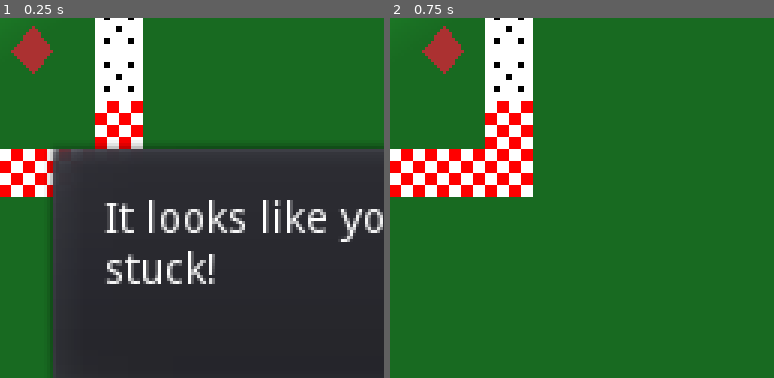
Above: before the commit, frames 1-2 (left to right).
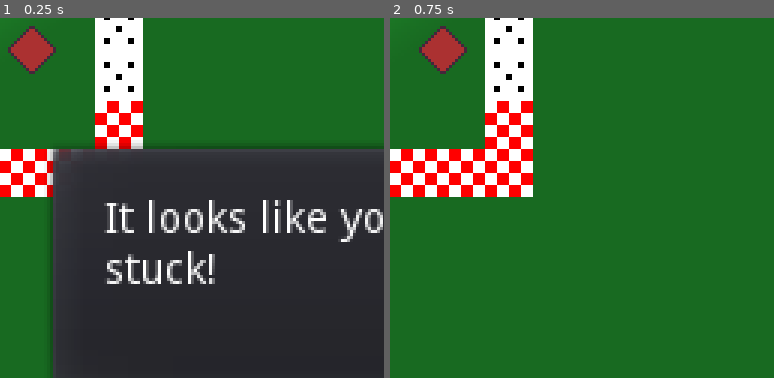
Above: after the commit, the same moments.

Repository: jonathandavidlewis/pair-programming-jam-00
Game: Godot game, scene res://src/Level000.tscn
Same seed, same stepped clock (60 frames per second), same inputs: the game is played once before the commit and once after it.
Inputs:
- Up to frame 1 (0.25 s): no input
- Up to frame 2 (0.75 s): tap Enter (ui_accept) at 0.5 s; hold Right (ui_right) from 0.53 s (still down)
The pictures show only the part of the screen within x 13-63%, y 15-65%; the shares and areas given below are measured in that part.

The runs differ from the first frame. In frame 1, 0.2% of the frame differs, in the area x 2-15%, y 2-16%; in frame 2, 0.2%.

Commit message:
add new player sprite and colision shape.

Diff:
--- a/project/src/PlayerChar.tscn
+++ b/project/src/PlayerChar.tscn
@@ -8,7 +8,7 @@
 MAX_VELOCITY = 5000
 
 [node name="CollisionPolygon2D" type="CollisionPolygon2D" parent="."]
-polygon = PoolVector2Array( 6, 1, 1, 7, -6, 1, 1, -7 )
+polygon = PoolVector2Array( 7, 0, 0, 7, -7, 0, 0, -7 )
 
 [node name="Sprite" type="Sprite" parent="."]
 texture = ExtResource( 1 )
@@ -16,6 +16,6 @@
 [node name="Area2D" type="Area2D" parent="."]
 
 [node name="CollisionPolygon2D" type="CollisionPolygon2D" parent="Area2D"]
-polygon = PoolVector2Array( 6, 1, 1, 7, -6, 1, 1, -7 )
+polygon = PoolVector2Array( 7, 0, 0, 7, -7, 0, 0, -7 )
 
 [connection signal="area_entered" from="Area2D" to="." method="_on_Area2D_area_entered"]
Binary file changed: project/asset/diamond.png
Not shown, changed: asset-sources/diamond.pxo
